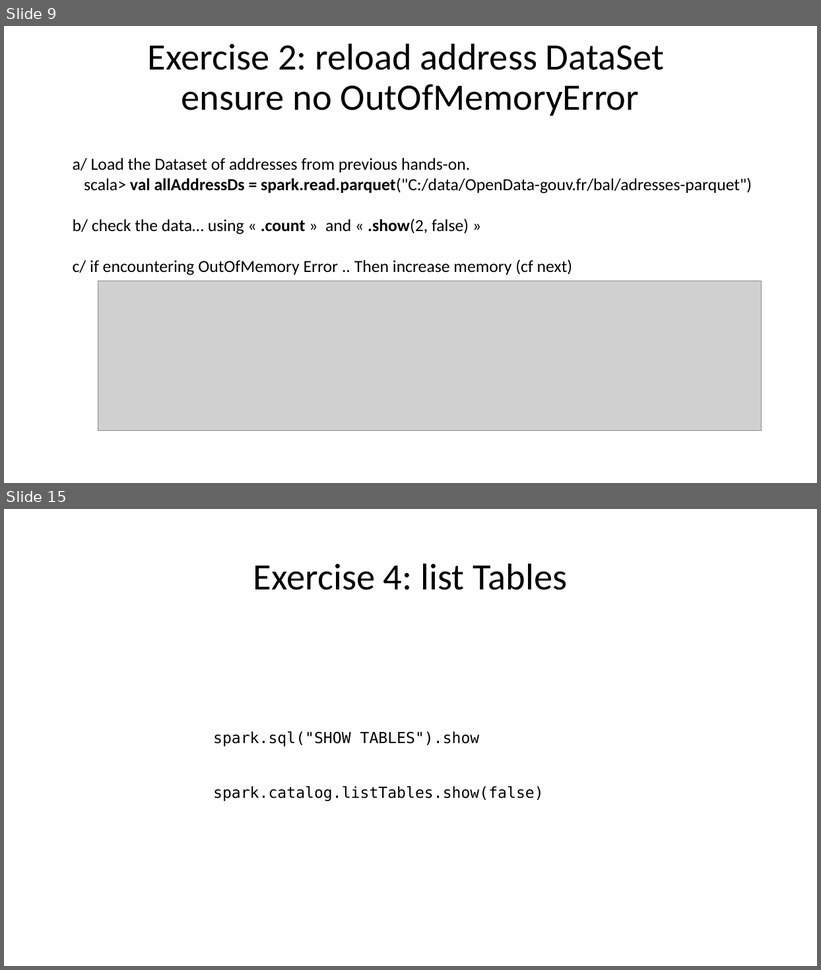
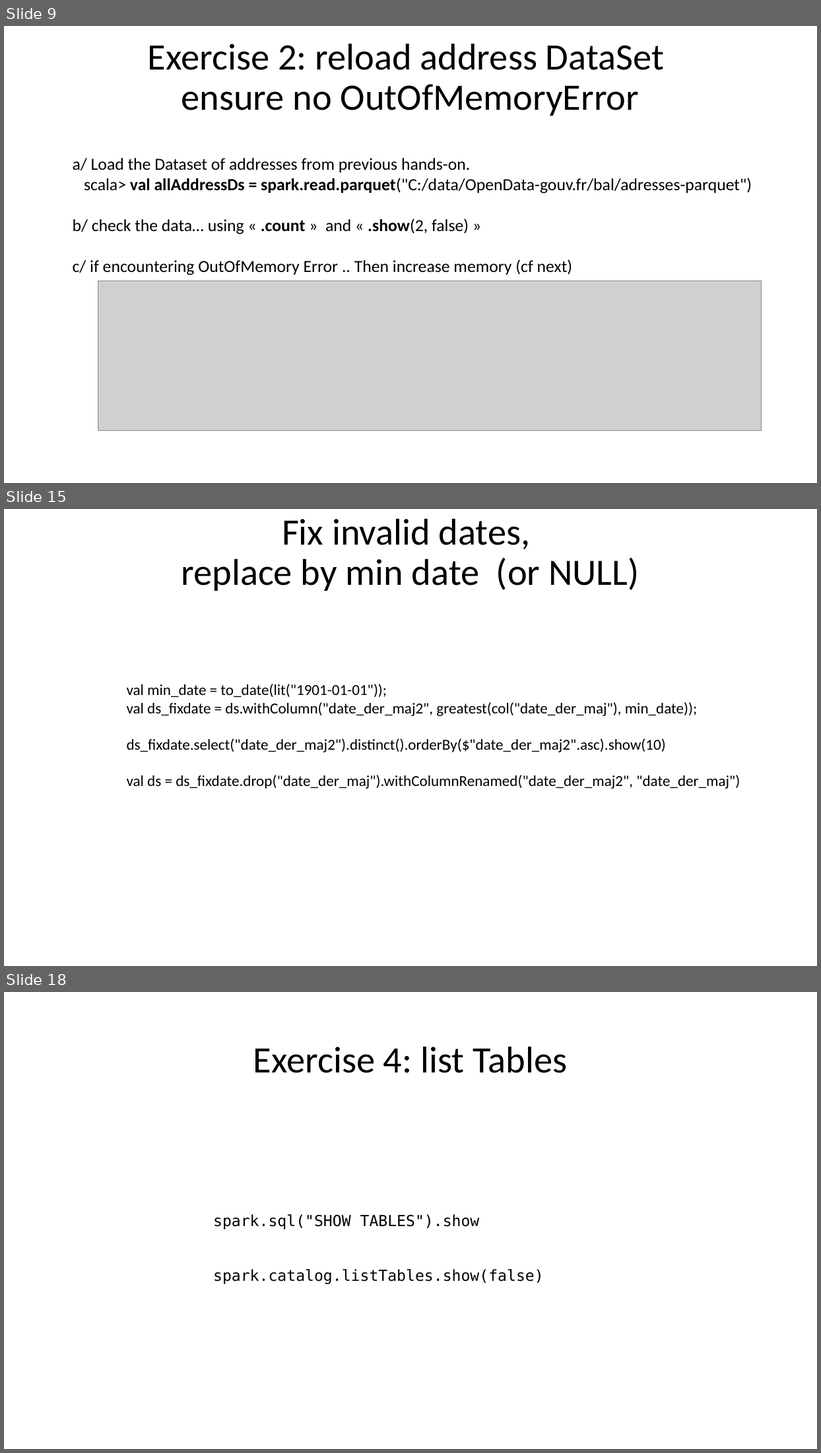
Before and after one commit to Arnaud-Nauwynck/presentations, a slide deck: pres-bigdata/Hands-On/BigData-Spark-TD3.pptx. Shown one above the other, each under a label of ours: slides 9 and 15 before the commit, slides 9, 15 and 18 after it; the slides between them are not shown. The pictures are 821x970 and 821x1453 pixels, drawn with LibreOffice and Linux fonts; fonts in the diff are those of the drawing; grey boxes stand for pictures. Boxes give left, top, right and bottom in pixels: in the first picture for what was removed or moved away, otherwise in the second. Text is boxed around its words. In the diff, an @@ line names an element or a change of style, - is before the commit and + after.

```diff
--- a/pres-bigdata/Hands-On/BigData-Spark-TD3.pptx
+++ b/pres-bigdata/Hands-On/BigData-Spark-TD3.pptx
@@ slide 15 added at bbox=[4, 509, 817, 966], background #FFFFFF @@
@@ title added at bbox=[181, 518, 639, 591], 44 pt, text #000000 @@
+Fix invalid dates,
+replace by min date (or NULL)
@@ text added at bbox=[127, 684, 740, 789], 18 pt, text #000000 @@
+val min_date = to_date(lit("1901-01-01"));
+val ds_fixdate = ds.withColumn("date_der_maj2", greatest(col("date_der_maj"), min_date));
+ds_fixdate.select("date_der_maj2").distinct().orderBy($"date_der_maj2".asc).show(10)
+val ds = ds_fixdate.drop("date_der_maj").withColumnRenamed("date_der_maj2", "date_der_maj")
@@ what was slide 15 is now slide 18 @@
```
Also in this commit, not shown: 4 slides changed, 2 other slides added, 9 other files.
